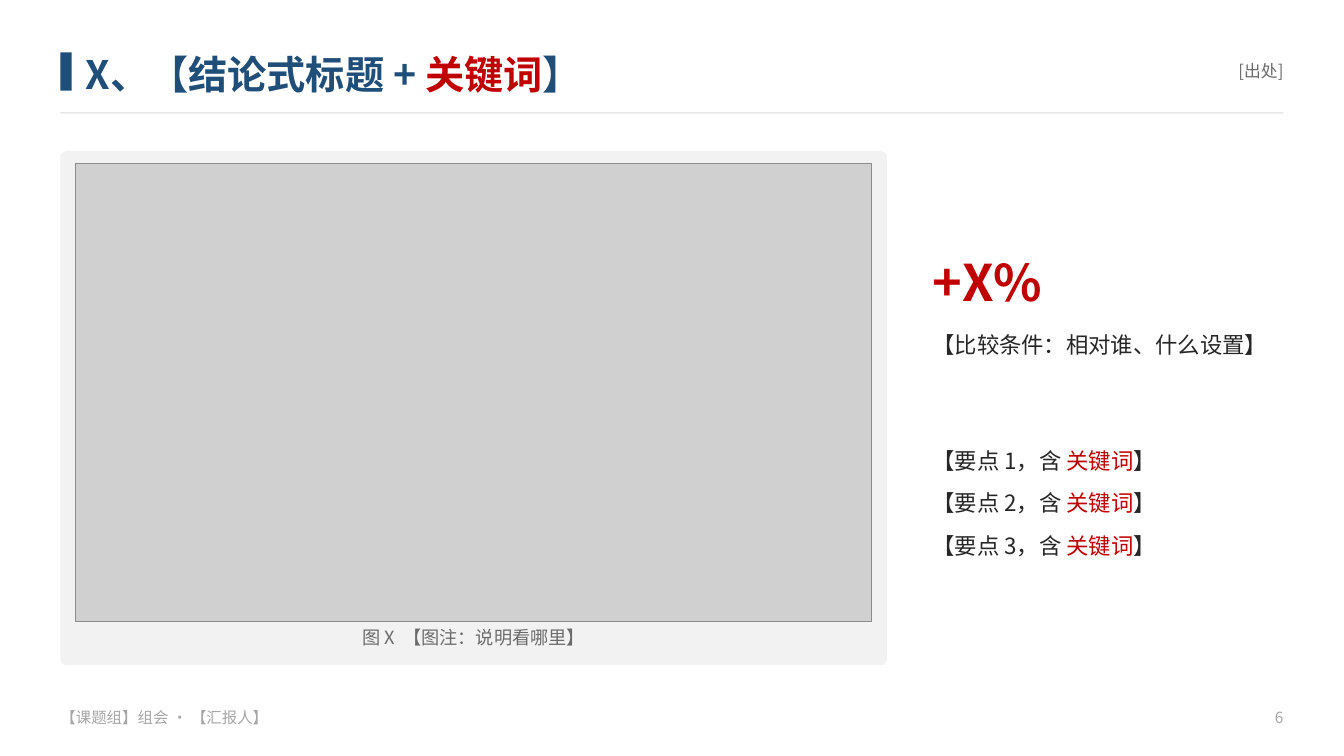
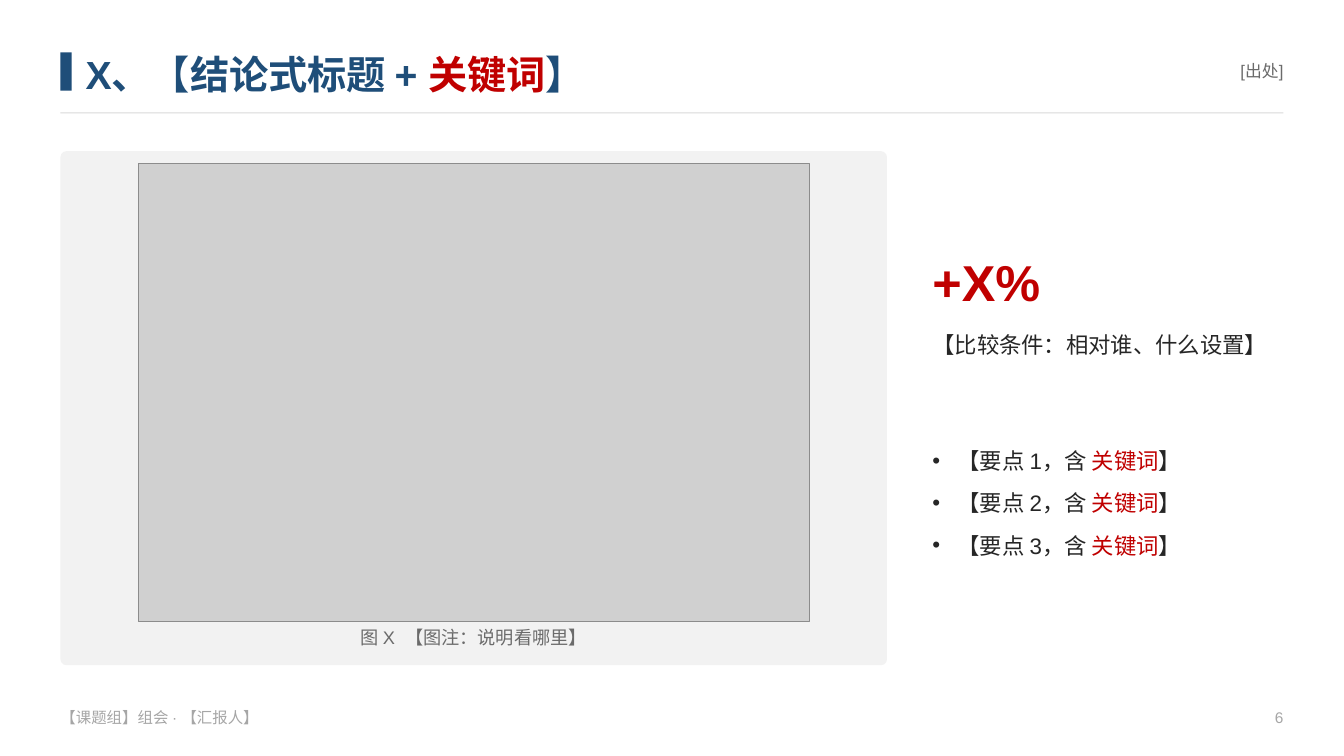
Before and after one commit to smallSheep123/paper-skills, a slide deck: slide 6 of paper-ppt/styles/domestic/template.pptx. Drawn at 1344x756 pixels with LibreOffice and Linux fonts; fonts in the diff are those of the drawing; grey boxes stand for pictures. Boxes give left, top, right and bottom in pixels: in the first picture for what was removed or moved away, otherwise in the second. Text is boxed around its words. In the diff, an @@ line names an element or a change of style, - is before the commit and + after.

```diff
--- a/paper-ppt/styles/domestic/template.pptx
+++ b/paper-ppt/styles/domestic/template.pptx
@@ text "X、【结论式标题 + 关键词】" at [86,55,585,93]: font Noto Sans CJK SC to Arial in "X、【结论式标题 +" @@
@@ text "[出处]" at [1240,63,1283,81]: font Noto Sans CJK SC to Arial in "[出处]" @@
@@ picture: place and size @@
-picture at [76,163,872,622]
+picture at [138,163,810,622]
@@ text "+X%" at [932,266,1040,302]: font Noto Sans CJK SC to Arial @@
@@ text "【要点 1，含 关键词】" at [958,450,1181,556]: font Noto Sans CJK SC to Arial in "1，含", "2，含", "3，含" @@
@@ text "图 X 【图注：说明看哪里】" at [361,628,587,646]: font Noto Sans CJK SC to Arial in "X" @@
@@ text "【课题组】组会 · 【汇报人】" at [60,710,259,724]: font Noto Sans CJK SC to Arial in "·" @@
```
Also in this commit, not shown: 7 other slides changed, 34 other files.
